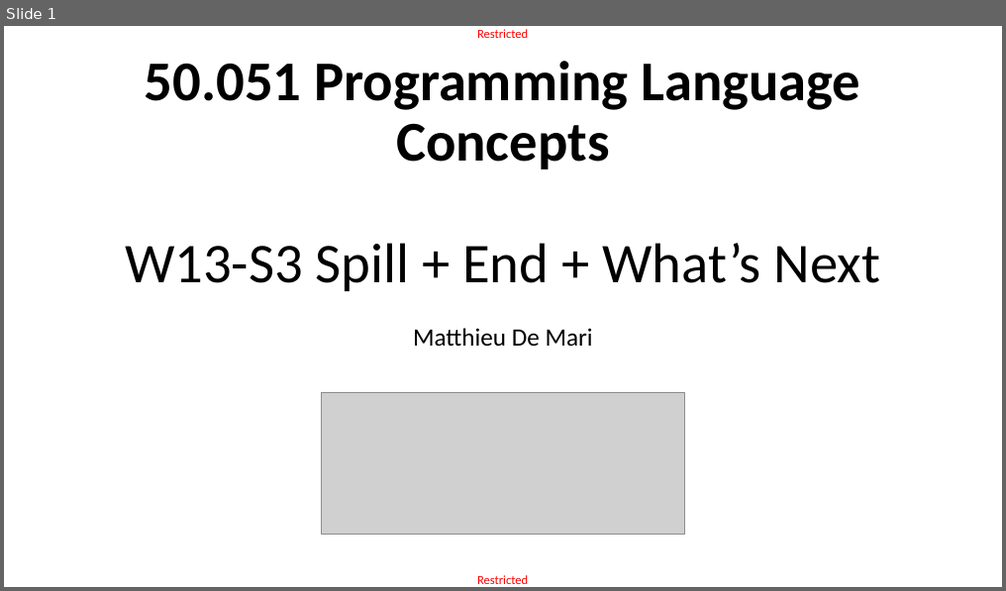
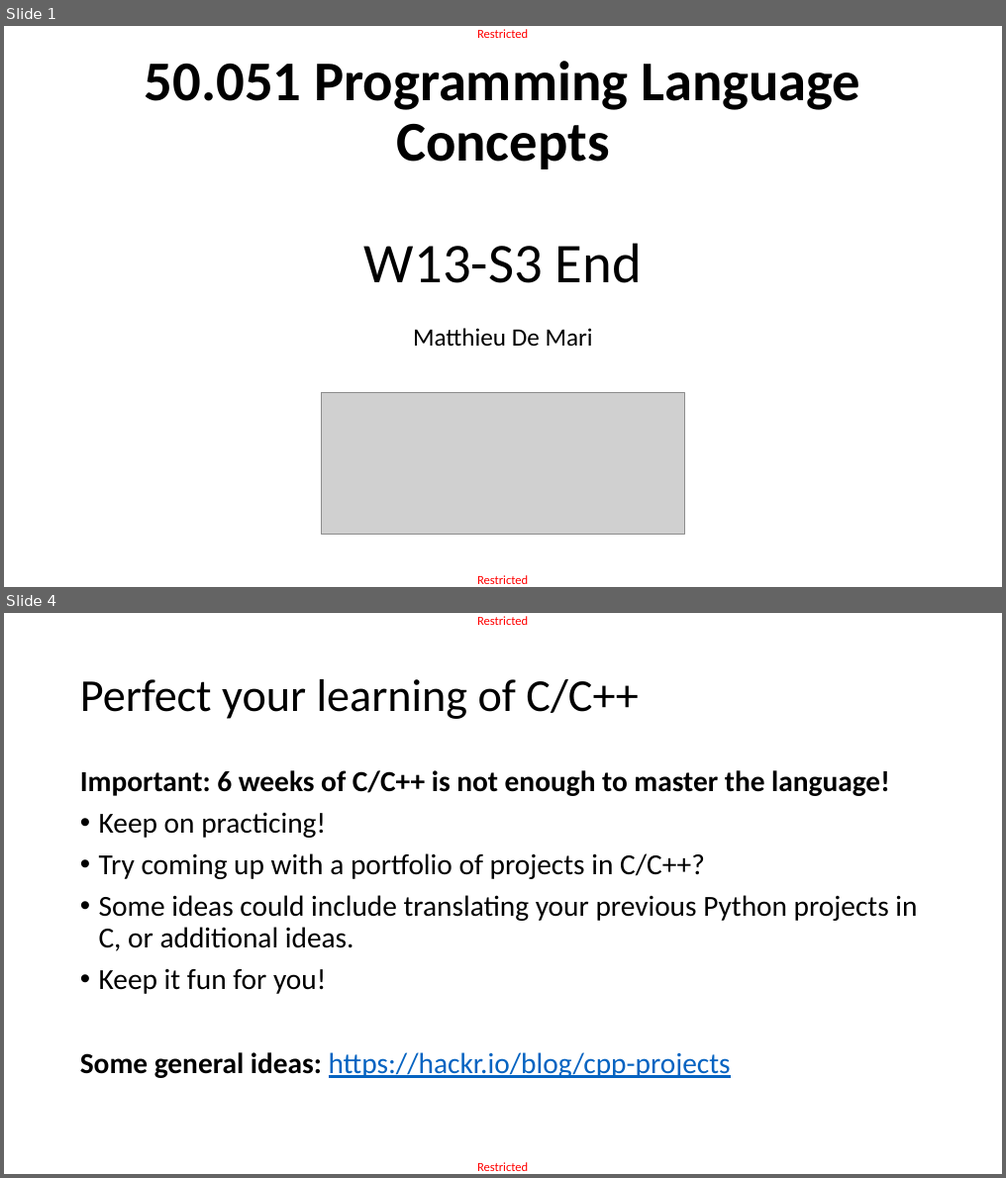
Before and after one commit to matthieudemari/SUTD_PLC_50_051, a slide deck: W13/W13S3/W13S3.pptx. Shown one above the other, each under a label of ours: slide 1 before the commit, slides 1 and 4 after it; the slides between them are not shown. The pictures are 1006x591 and 1006x1178 pixels, drawn with LibreOffice and Linux fonts; fonts in the diff are those of the drawing; grey boxes stand for pictures. Boxes give left, top, right and bottom in pixels: in the first picture for what was removed or moved away, otherwise in the second. Text is boxed around its words. In the diff, an @@ line names an element or a change of style, - is before the commit and + after.

```diff
--- a/W13/W13S3/W13S3.pptx
+++ b/W13/W13S3/W13S3.pptx
@@ slide 4 added at (4,613,1002,1174), background #FFFFFF; not listed: 2 template elements that a slide beside it also shows @@
@@ title added at (80,679,638,719), 44 pt, text #000000 @@
+Perfect your learning of C/C++
@@ text added at (80,770,917,1078), 28 pt, text #000000 @@
+Important: 6 weeks of C/C++ is not enough to master the language!
+• Keep on practicing!
+• Try coming up with a portfolio of projects in C/C++?
+• Some ideas could include translating your previous Python projects in C, or additional ideas.
+• Keep it fun for you!
+Some general ideas: https://hackr.io/blog/cpp-projects
@@ slide 1 changed as well @@
@@ title at (145,61,860,283): text changed @@
-50.051 Programming Language Concepts
-W13-S3 Spill + End + What’s Next
+50.051 Programming Language Concepts
+W13-S3 End
```
Also in this commit, not shown: 24 other slides added, 54 other files.
